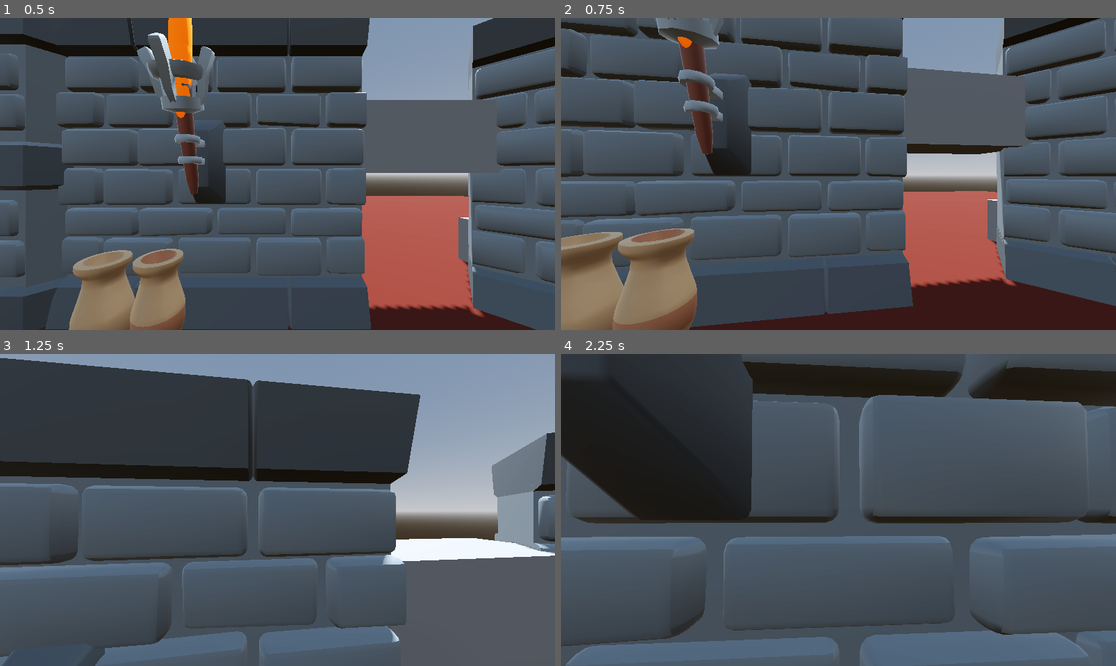
Above: before the commit, frames 1-4 (two rows, left to right).
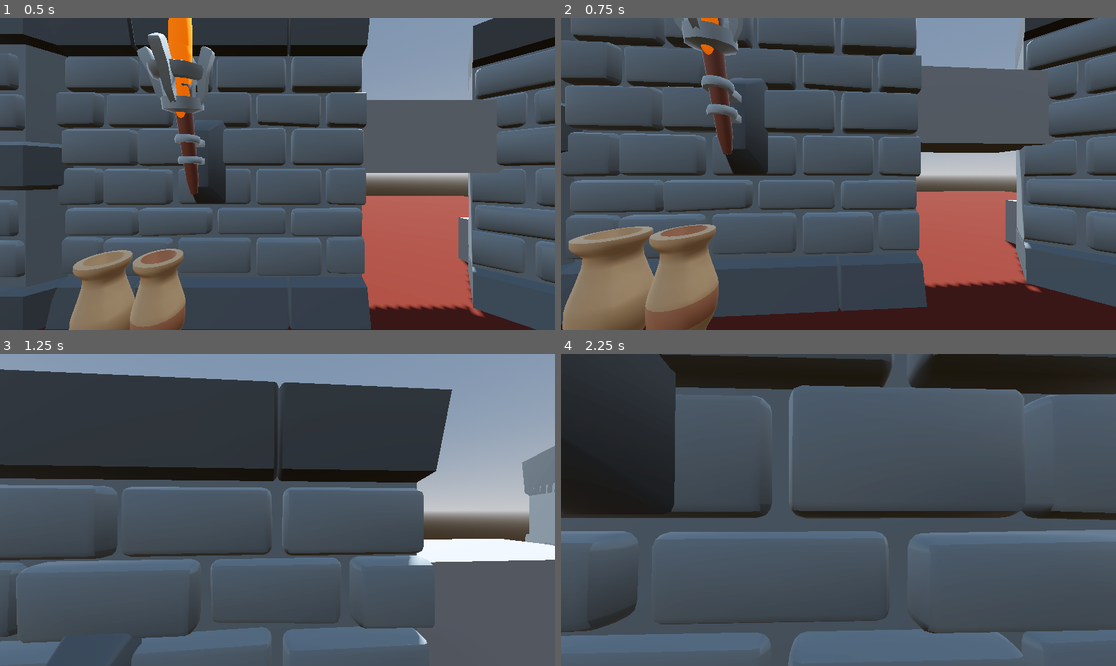
Above: after the commit, the same moments.

Repository: Snowlith/Dame-Starter
Game: Godot game, scene res://levels/level_1.tscn
Two runs of this game, one before a commit and one after it. Both use one fixed random seed, a clock stepped at 60 frames per second and the inputs below.
Inputs (mouse positions are in pixels of both pictures, inside the frame that each line leads up to):
- Up to frame 1 (0.5 s): no input
- Up to frame 2 (0.75 s): move the mouse to (866, 174) at 0.52 s; hold W (up) from 0.53 s (still down); hold Ctrl (crouch) from 0.53 s (still down)
- Up to frame 3 (1.25 s): keep holding W (up); keep holding Ctrl (crouch); tap Space (jump) at 0.77, 1.07 s; tap Shift (sprint) at 0.8 s
- Up to frame 4 (2.25 s): keep holding W (up); move the mouse to (810, 510) at 1.27 s; release Ctrl (crouch) at 1.28 s; tap Shift (sprint) at 1.35 s; tap Space (jump) at 1.52, 1.55, 1.82, 2.1 s; move the mouse to (849, 503) at 2.02 s; hold Ctrl (crouch) from 2.03 s (still down)

Frame 1 is identical in both runs. In frame 2, 20% of the frame differs, in the area x 0-100%, y 0-100%; in frame 3, 12%; in frame 4, 21%.

Commit message:
Optimized code and fixed rotation bug

Diff:
--- a/assets/scripts/jump_pad.gd
+++ b/assets/scripts/jump_pad.gd
@@ -11,5 +11,5 @@
 func enter(body: Node3D) -> void:
 	if not body.is_in_group("Player"):
 		return
-	var player: CharacterBody3D = body
+	var player := body as CharacterBody3D
 	player.velocity.y = 50  # Boost the player upward by setting the y velocity
--- a/assets/scripts/player.gd
+++ b/assets/scripts/player.gd
@@ -20,66 +20,65 @@
 @export var crouch_speed: float = 10
 
 @export_group("Camera")
-@export var sensitivity: float = 0.002
+@export var sensitivity: float = 1
 @export var fov: float = 80
-@export var fov_speed_change: float = 0.5
+@export var fov_speed_change: float = 0.6
+@export var fov_settle_speed: float = 15
 
 @export_subgroup("Headbob")
 @export var bob_frequency: float = 2.4
 @export var bob_amplitude: float = 0.08
 
-@onready var cam := $SmoothCamera3D
+@onready var cam: SmoothCamera3D = $SmoothCamera3D
 
-@onready var stand_col := $StandCollider
-@onready var crouch_col := $CrouchCollider
-@onready var shape_cast := $CrouchCollider/ShapeCast3D
+@onready var stand_col: CollisionShape3D = $StandCollider
+@onready var crouch_col: CollisionShape3D = $CrouchCollider
+@onready var shape_cast: ShapeCast3D = $CrouchCollider/ShapeCast3D
 
 var current_sprint_time := max_sprint_time
-
 var is_sprinting := false
 var is_crouching := false
 
 var crouch_offset_pos: Vector3
 var bob_offset_pos: Vector3
-
 var bob_time: float = 0
 
 func _ready():
+	_reset_crouch()
 	Input.set_mouse_mode(Input.MOUSE_MODE_CAPTURED)
 	shape_cast.add_exception(self)
 	cam.fov = fov
-	_reset_crouch()
 
-func _unhandled_input(event):
-	if event is InputEventMouseMotion:
-		rotate_y(-event.relative.x * sensitivity)
-		cam.rotate_x(-event.relative.y * sensitivity)
-		cam.rotation.x = clamp(cam.rotation.x, deg_to_rad(-89.9), deg_to_rad(89.9))
+## Input & physics
 
-func _process(delta: float):
-	crouch_offset_pos = _get_crouch_offset(delta)
-	bob_offset_pos = _get_headbob_offset(delta)
+func _unhandled_input(event: InputEvent):
+	# Cast to most specific type, makes this type safe
+	var mouse_event := event as InputEventMouseMotion
+	if mouse_event:
+		# Camera rotation
+		var look_dir: Vector2 = mouse_event.relative * 0.001
 
-	cam.update_camera(delta, crouch_offset_pos + bob_offset_pos)
-	#cam.fov = _get_fov_offset(delta)
+		rotation.y -= look_dir.x * sensitivity
+		cam.rotation.x = clamp(cam.rotation.x - look_dir.y * sensitivity, deg_to_rad(-89), deg_to_rad(89))
+
 
 func _physics_process(delta: float):
 	var input_vector := Vector2.ZERO
 
-	# Get input
-	input_vector = Input.get_vector("left", "right", "up", "down")
-	input_vector = input_vector.rotated(-rotation.y)
+	# Get the normalized input vector (movement direction) rotated towards direction faced
+	input_vector = Input.get_vector("left", "right", "up", "down").rotated(-rotation.y)
 
-	is_crouching = _handle_crouch(Input.is_action_pressed("crouch"), delta)
+	is_crouching = _handle_crouch(Input.is_action_pressed("crouch"))
 	is_sprinting = _handle_sprint(Input.is_action_pressed("sprint"), input_vector, delta)
 
 	# Handle x & z: walking
 	var velocity_xz := Vector2(velocity.x, velocity.z)
 
 	if input_vector != Vector2.ZERO:
+		# If moving, interpolate toward desired speed in the direction faced
 		velocity_xz = velocity_xz.lerp(input_vector * _get_speed(), acceleration * delta)
-
 	else:
+		# If not moving, interpolate toward stop
 		velocity_xz = velocity_xz.lerp(Vector2.ZERO, friction * delta)
 
 	velocity.x = velocity_xz.x
@@ -89,7 +88,6 @@
 	if not is_on_floor():
 		velocity.y -= gravity * delta
 	else:
-		# velocity.y = 0
 		if Input.is_action_just_pressed("jump"):
 			velocity.y = jump_strength
 
@@ -102,18 +100,19 @@
 		return speed * crouch_speed_multiplier
 	return speed
 
-func _handle_crouch(crouch_input: bool, delta: float) -> bool:
-	# keep crouching on invalid uncrouch
+func _handle_crouch(crouch_input: bool) -> bool:
+	# Keep crouching when banging head on ceiling
 	if is_crouching and not crouch_input:
 		if shape_cast and shape_cast.is_colliding():
 			return true
 
+	# Alternate between colliders
 	stand_col.disabled = crouch_input
 	crouch_col.disabled = not crouch_input
 	return crouch_input
 
 func _handle_sprint(sprint_input: bool, input_vector: Vector2, delta: float) -> bool:
-	# if not sprinting, then recharge
+	# When not sprinting, recharge sprint time
 	if not sprint_input or is_crouching or is_on_wall():
 		if input_vector == Vector2.ZERO:
 			current_sprint_time += stand_recharge_rate * delta
@@ -122,7 +121,7 @@
 		current_sprint_time = clamp(current_sprint_time, 0, max_sprint_time)
 		return false
 
-	# if sprinting, drain sprint time
+	# When sprinting, drain sprint time
 	current_sprint_time -= delta
 	if current_sprint_time <= 0:
 		current_sprint_time = 0
@@ -131,7 +130,16 @@
 	return true
 
 func _reset_crouch() -> void:
-	_handle_crouch(false, 0)
+	_handle_crouch(false)
+
+## Visual effects
+
+func _process(delta: float):
+	crouch_offset_pos = _get_crouch_offset(delta)
+	bob_offset_pos = _get_headbob_offset(delta)
+
+	cam.update_camera(delta, crouch_offset_pos + bob_offset_pos)
+	cam.fov = _get_fov_offset(delta)
 
 func _get_headbob_offset(delta: float) -> Vector3:
 	var offset := Vector3.ZERO
@@ -150,7 +158,16 @@
 	return offset
 
 func _get_fov_offset(delta: float) -> float:
-	var velocity_length = Vector2(velocity.x, velocity.z).length()
-	var velocity_clamped = clamp(velocity_length, 0.5, speed * sprint_speed_multiplier * 2)
-	var target_fov = fov + fov_speed_change * velocity_clamped
-	return lerp(cam.fov, target_fov, delta * 15)
+	var vel_length = velocity.length()
+	var target_fov = fov
+	# Skip fov calculations when velocity is zero
+	if not is_equal_approx(vel_length, 0):
+		var dir_normalized = get_look_dir().normalized()
+		var vel_dot = dir_normalized.dot(velocity.normalized()) * vel_length
+		target_fov += fov_speed_change * vel_dot
+	return lerp(cam.fov, target_fov, fov_settle_speed * delta)
+
+## Helper functions
+
+func get_look_dir() -> Vector3:
+	return -cam.global_transform.basis.z
--- a/assets/scripts/smooth_camera3D.gd
+++ b/assets/scripts/smooth_camera3D.gd
@@ -8,20 +8,27 @@
 var old_transform: Transform3D
 var new_transform: Transform3D
 
+var use_interp: bool = true
+
 # Called when the node enters the scene tree for the first time.
 func _ready():
 	target = get_parent()
 
 	start_pos = position
 
+	# Copy the target transform
 	new_transform = target.global_transform
-	old_transform = new_transform
+	old_transform = target.global_transform
 
 func _physics_process(delta):
+	# Update the transform, lagging old_transform one physics frame behind
 	old_transform = new_transform
 	new_transform = target.transform
 
 func update_camera(delta: float, offset: Vector3):
 	var f = Engine.get_physics_interpolation_fraction()
-	global_transform.origin = old_transform.interpolate_with(new_transform, f).origin
+	if use_interp:
+		global_transform.origin = old_transform.interpolate_with(new_transform, f).origin
+	else:
+		global_transform.origin = new_transform.origin # Disable interpolation for debugging
 	position += start_pos + offset
--- a/levels/level_1.tscn
+++ b/levels/level_1.tscn
@@ -11,6 +11,7 @@
 [ext_resource type="PackedScene" uid="uid://don6h1jpkbiek" path="res://assets/models/potA_decorated.gltf.glb" id="9_lo3xf"]
 [ext_resource type="PackedScene" uid="uid://burruay2fmyio" path="res://assets/models/pots.gltf.glb" id="10_rgh4a"]
 [ext_resource type="PackedScene" uid="uid://qygidfbv0lue" path="res://assets/models/torchWall.gltf.glb" id="11_83q3j"]
+[ext_resource type="PackedScene" path="res://scenes/jump_pad.tscn" id="12_n1oka"]
 
 [sub_resource type="ProceduralSkyMaterial" id="ProceduralSkyMaterial_ghnw3"]
 sky_horizon_color = Color(0.64625, 0.65575, 0.67075, 1)
@@ -130,3 +131,6 @@
 mesh = SubResource("SphereMesh_6oa6q")
 direction = Vector3(0, 1, 0)
 gravity = Vector3(0, 1, 0)
+
+[node name="Area3D" parent="." instance=ExtResource("12_n1oka")]
+transform = Transform3D(1, 0, 0, 0, 1, 0, 0, 0, 1, -2.58281, 0.000500679, 2.8862)
Not shown: 1 places in levels/level_1.tscn that only renumber resources
